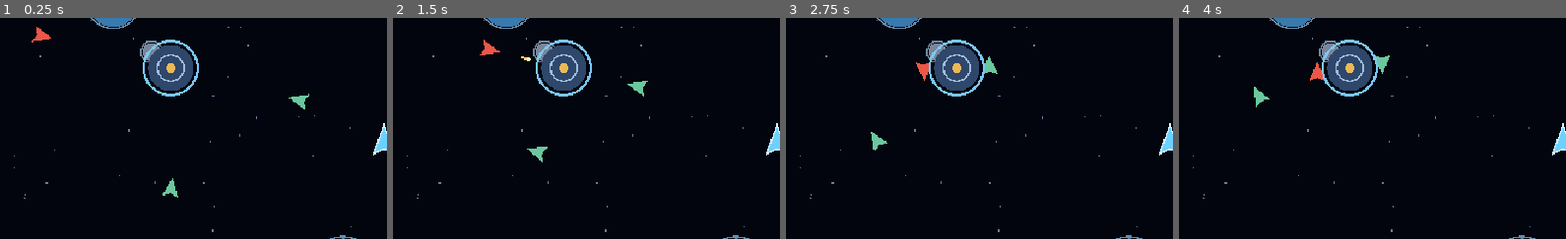
Above: before the commit, frames 1-4 (left to right).
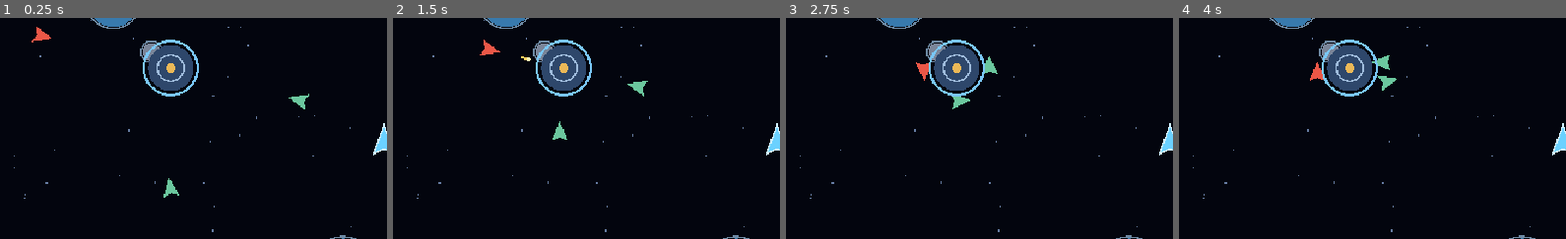
Above: after the commit, the same moments.

Repository: DARTVADER1-DROID/Star-Forge
Game: Godot game, scene res://scenes/main.tscn
The game is run twice, just before and just after one commit, with the same random seed, the same clock (stepped at 60 frames per second) and the same inputs.
Inputs (mouse positions are % of the whole screen's width and height, from its top left):
- Up to frame 1 (0.25 s): no input
- Up to frame 2 (1.5 s): move the mouse to (72, 45) at 0.52 s; click (72, 45) at 0.67 s; drag from (29, 55) to (12, 29) at 1.27 s
- Up to frame 3 (2.75 s): move the mouse to (60, 28) at 2.02 s; click (60, 28) at 2.17 s
- Up to frame 4 (4 s): tap Enter at 2.75 s; drag from (45, 70) to (19, 35) at 2.77 s; move the mouse to (80, 65) at 3.52 s; click (80, 65) at 3.67 s
The pictures show only the part of the screen within x 0-50%, y 22-72%; the shares and areas given below are measured in that part.

The runs differ from the first frame. In frame 1, less than 0.1% of the frame differs, in the area x 41-47%, y 72-82%; in frame 2, 0.3%; in frame 3, 0.3%; in frame 4, 0.4%, in the area x 19-57%, y 16-41%.

Commit message:
Use dedicated sprite skins for touch actions

Diff:
--- a/scripts/ui/touch_hud.gd
+++ b/scripts/ui/touch_hud.gd
@@ -76,8 +76,20 @@
     control.offset_bottom = offset.y+dimensions.y
     control.add_theme_font_size_override("font_size",17)
     control.add_theme_color_override("font_color",Color(0.92,0.96,1.0))
-    control.add_theme_stylebox_override("normal",_button_texture_style("ui_button_9slice_normal.png"))
-    control.add_theme_stylebox_override("pressed",_button_texture_style("ui_button_9slice_pressed.png"))
+    var normal_asset := "ui_button_9slice_normal.png"
+    var pressed_asset := "ui_button_9slice_pressed.png"
+    match caption:
+        "BOOST":
+            normal_asset = "ui_btn_boost_up.png"
+            pressed_asset = "ui_btn_boost_down.png"
+        "FIRE":
+            normal_asset = "ui_btn_fire_up.png"
+            pressed_asset = "ui_btn_fire_down.png"
+        "LOOT":
+            normal_asset = "ui_btn_loot_up.png"
+            pressed_asset = "ui_btn_loot_down.png"
+    control.add_theme_stylebox_override("normal",_button_texture_style(normal_asset))
+    control.add_theme_stylebox_override("pressed",_button_texture_style(pressed_asset))
     control.add_theme_stylebox_override("hover",_button_style(Color(0.10,0.28,0.44,0.96)))
     add_child(control)
     return control
